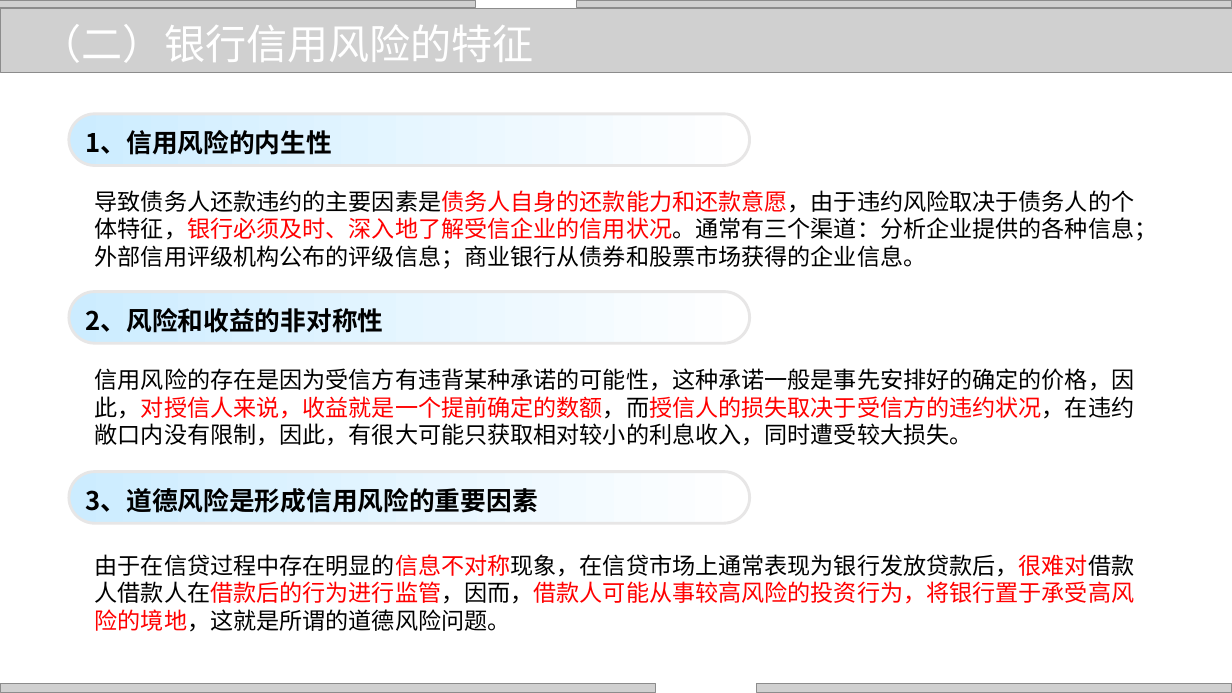
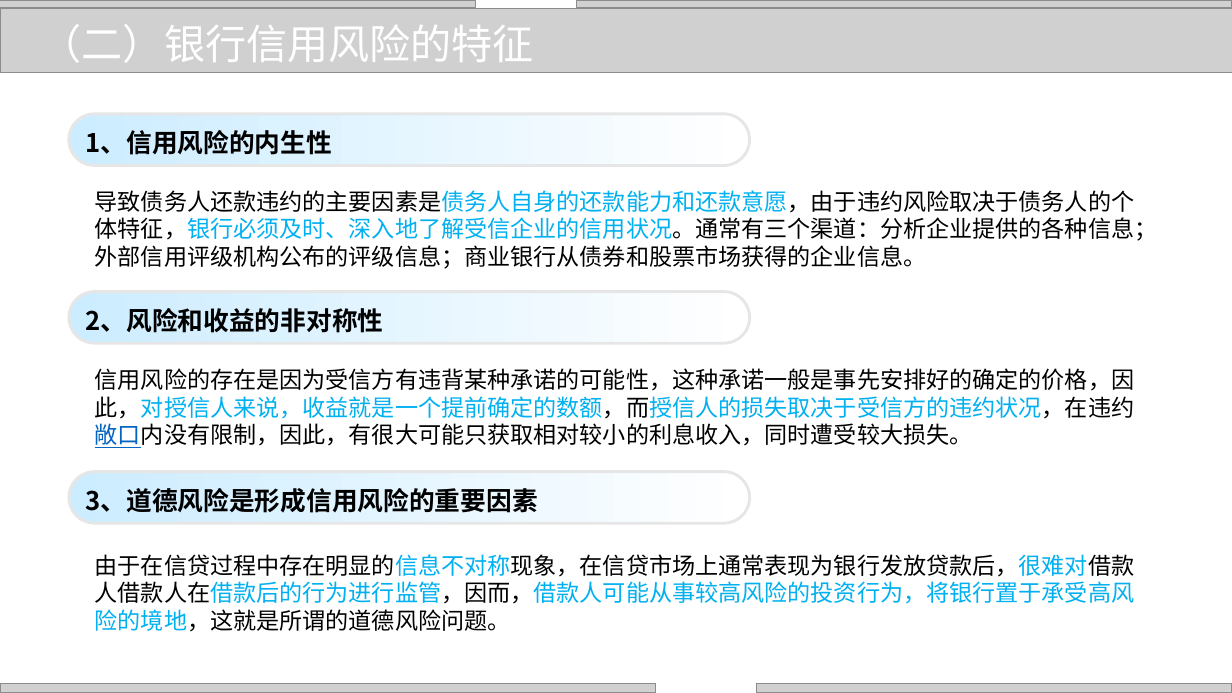
Before and after one commit to zhangjianzhang/internet_credit, a slide deck: slide 9 of files/slides/lecture_18.pptx. Drawn at 1232x693 pixels with LibreOffice and Linux fonts; fonts in the diff are those of the drawing; grey boxes stand for pictures; background and template pictures are left out. Boxes give left, top, right and bottom in pixels: in the first picture for what was removed or moved away, otherwise in the second. Text is boxed around its words. In the diff, an @@ line names an element or a change of style, - is before the commit and + after.

```diff
--- a/files/slides/lecture_18.pptx
+++ b/files/slides/lecture_18.pptx
@@ text "导致债务人还款违约的主要因素是债务人自身的还款能力和还款意愿，由于违约风险取决于债务人的个体特征，银行必须及时、深入地了 ..." at (95,190,1158,269): text colour #FF0000 to #00B0F0 in "导致债务人还款违约的主要因素是债务人自身的还款能力和还款意愿，由于违约风险取决于债务人的个体特征，银行必须及时、深入地了 ..." @@
@@ text "信用风险的存在是因为受信方有违背某种承诺的可能性，这种承诺一般是事先安排好的确定的价格，因此，对授信人来说，收益就是一个 ..." at (95,368,1134,448): text colour #FF0000 to #00B0F0, text colour #000000 to #0563C1, underline on in "信用风险的存在是因为受信方有违背某种承诺的可能性，这种承诺一般是事先安排好的确定的价格，因此，对授信人来说，收益就是一个 ..." @@
@@ text "由于在信贷过程中存在明显的信息不对称现象，在信贷市场上通常表现为银行发放贷款后，很难对借款人借款人在借款后的行为进行监管 ..." at (95,554,1134,632): text colour #FF0000 to #00B0F0 in "由于在信贷过程中存在明显的信息不对称现象，在信贷市场上通常表现为银行发放贷款后，很难对借款人借款人在借款后的行为进行监管 ..." @@
```
Also in this commit, not shown: 15 other slides changed, 2 slides removed, 7 other files.
